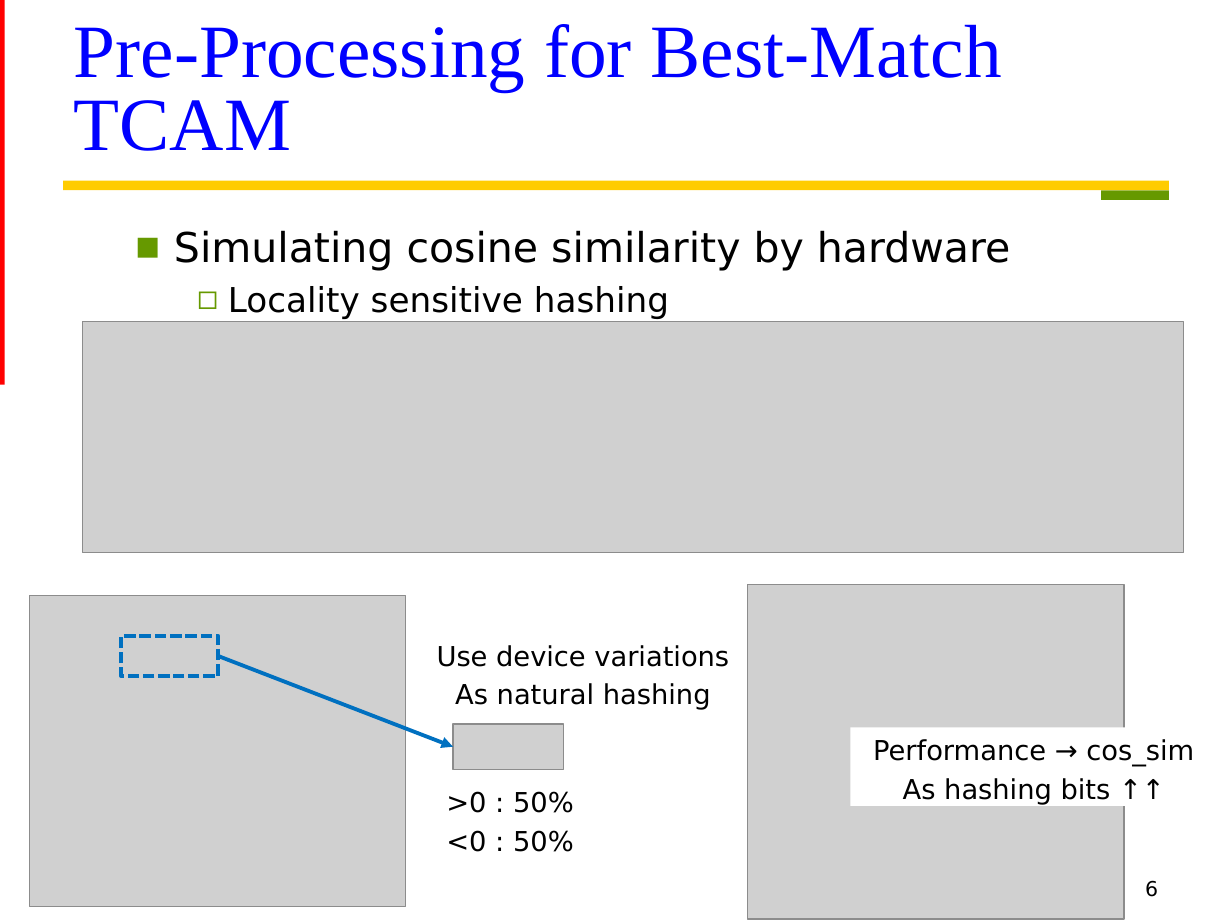
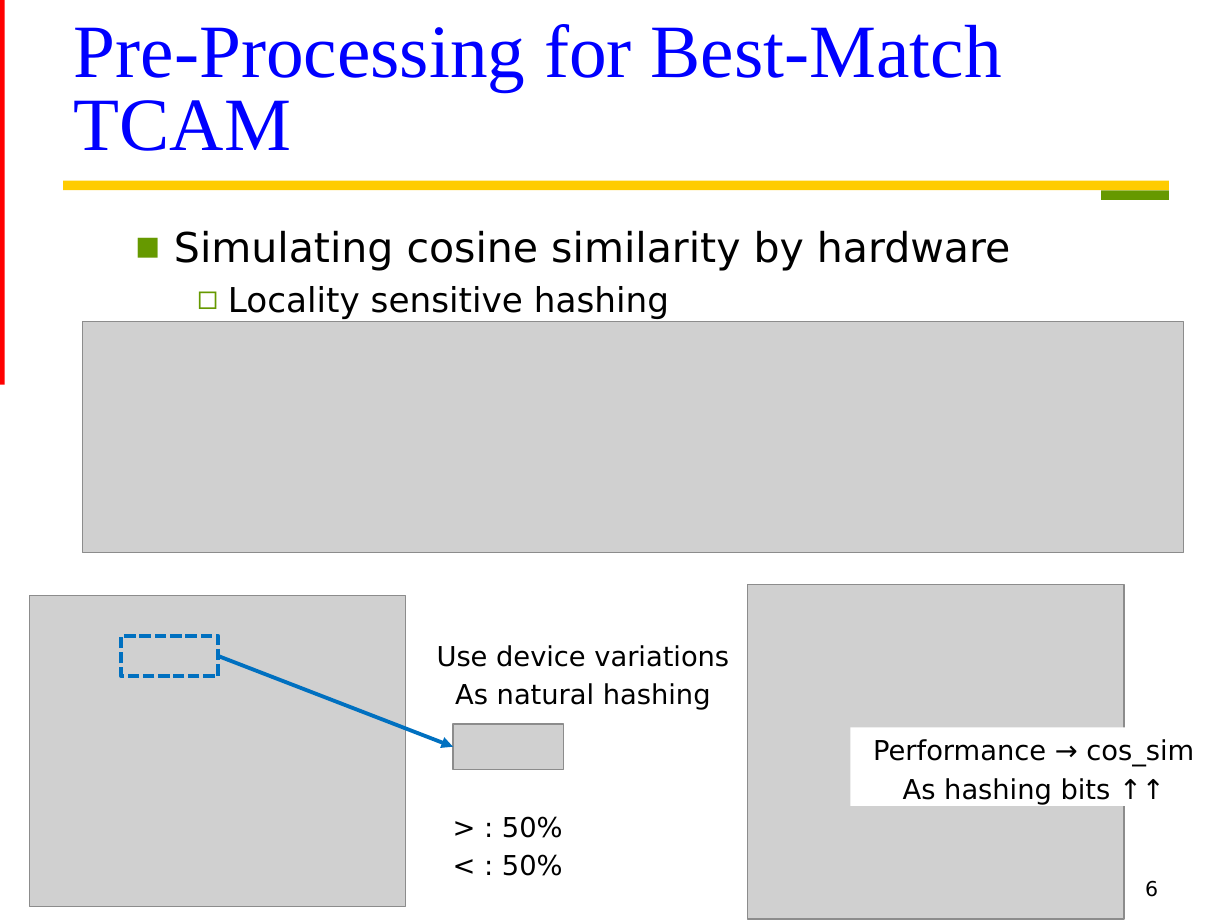
Before and after one commit to Oniontow/AndyWu_Project, a slide deck: slide 6 of IMS.pptx. Drawn at 1232x924 pixels with LibreOffice and Linux fonts; fonts in the diff are those of the drawing; grey boxes stand for pictures. Boxes give left, top, right and bottom in pixels: in the first picture for what was removed or moved away, otherwise in the second. Text is boxed around its words. In the diff, an @@ line names an element or a change of style, - is before the commit and + after.

```diff
--- a/IMS.pptx
+++ b/IMS.pptx
@@ text at box(502, 816, 563, 876): text changed @@
->0 : 50%
-<0 : 50%
+> : 50%
+< : 50%
```
Also in this commit, not shown: 1 other slide changed.
